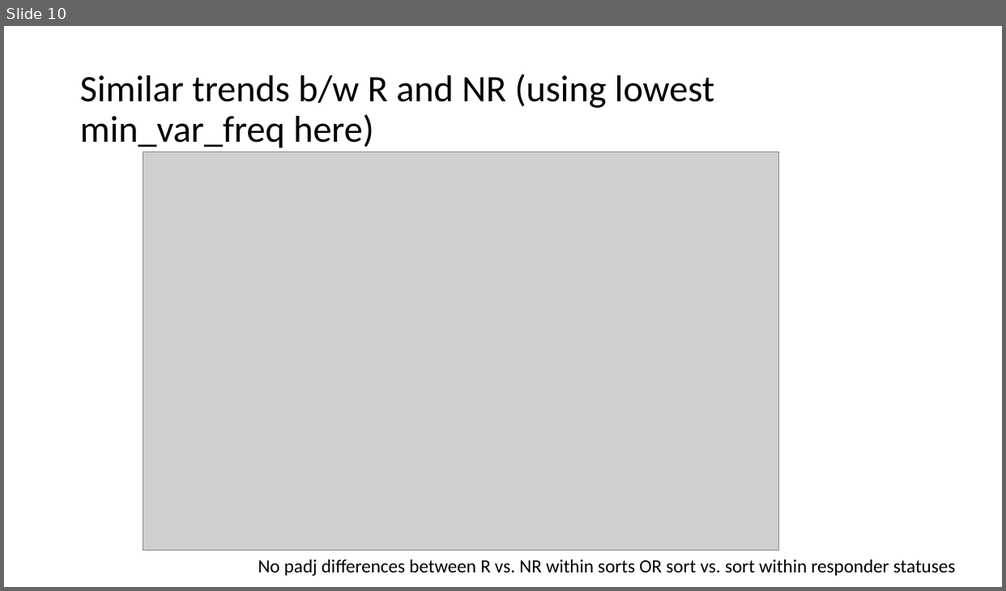
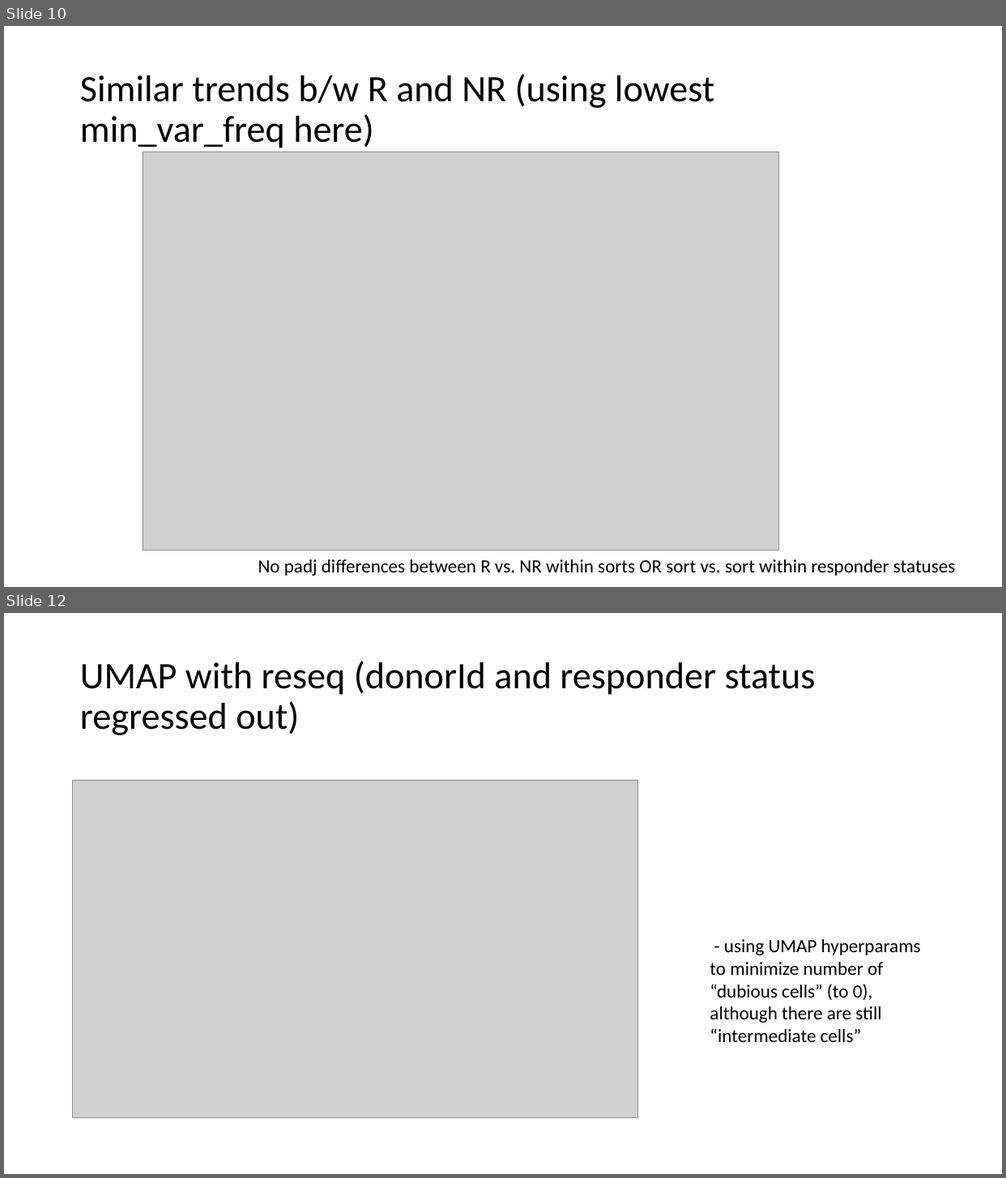
Before and after one commit to tybottorff/bottorffdocs, a slide deck: presentations/weekly_meetings/8_15_24.pptx. Shown one above the other, each under a label of ours: slide 10 before the commit, slides 10 and 12 after it; the slides between them are not shown. The pictures are 1006x591 and 1006x1178 pixels, drawn with LibreOffice and Linux fonts; fonts in the diff are those of the drawing; grey boxes stand for pictures. Boxes give left, top, right and bottom in pixels: in the first picture for what was removed or moved away, otherwise in the second. Text is boxed around its words. In the diff, an @@ line names an element or a change of style, - is before the commit and + after.

```diff
--- a/presentations/weekly_meetings/8_15_24.pptx
+++ b/presentations/weekly_meetings/8_15_24.pptx
@@ slide 12 added at <box>4,613,1002,1174</box>, background #FFFFFF @@
@@ title added at <box>80,661,816,735</box>, 36 pt, text #000000 @@
+UMAP with reseq (donorId and responder status regressed out)
@@ picture added at <box>73,780,638,1118</box> @@
@@ text added at <box>710,939,921,1042</box>, 18 pt, text #000000 @@
+- using UMAP hyperparams to minimize number of “dubious cells” (to 0), although there are still “intermediate cells”
```
Also in this commit, not shown: 7 slides changed, 2 other slides added.
